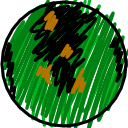
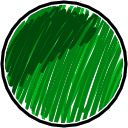
Before/after of a 128 × 128 layered artwork. What changed in the layer stack:
removed layer "Paint Layer 5" over [3, 0, 128, 128]
hid "Paint Layer 4", painted on it over [3, 0, 128, 128]
added layer "Paint Layer 9" above "Paint Layer 8" over [3, 0, 128, 128]
painted on "Paint Layer 2" over [3, 0, 128, 128]
painted on "Paint Layer 3" over [3, 0, 128, 128]
